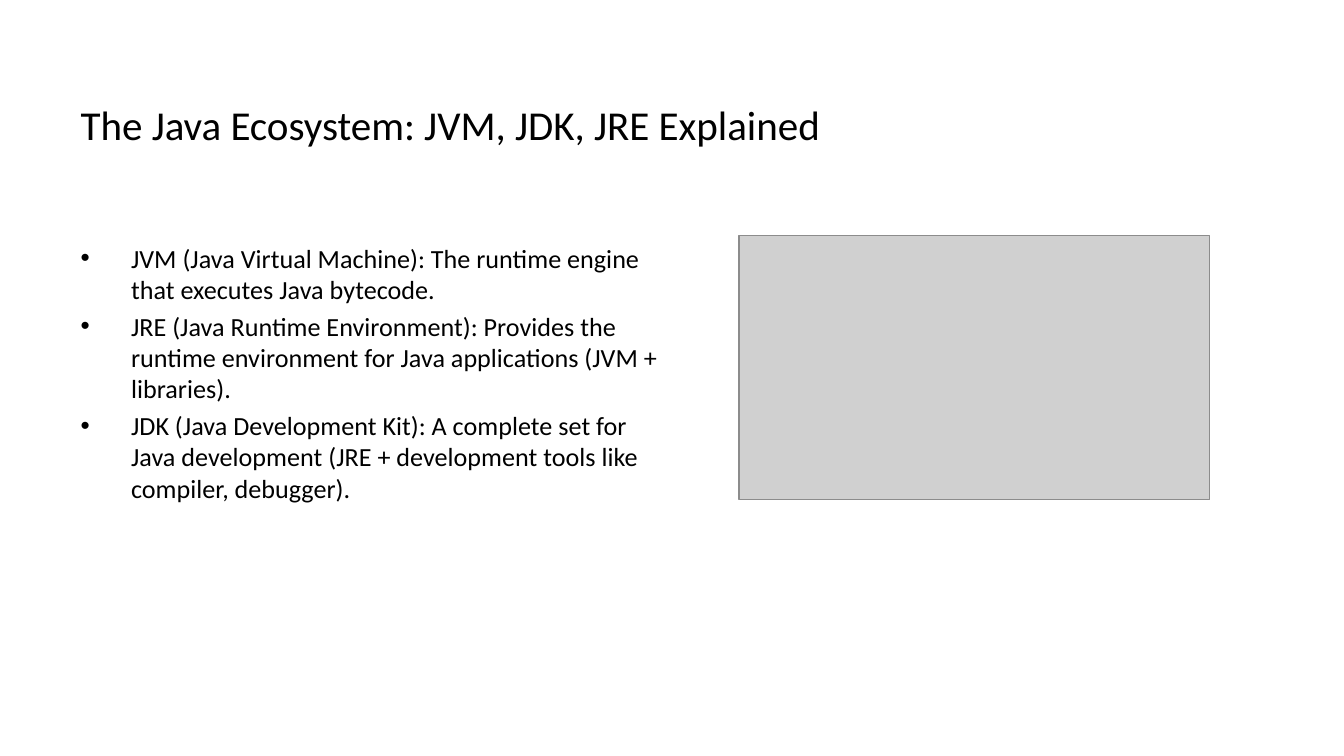
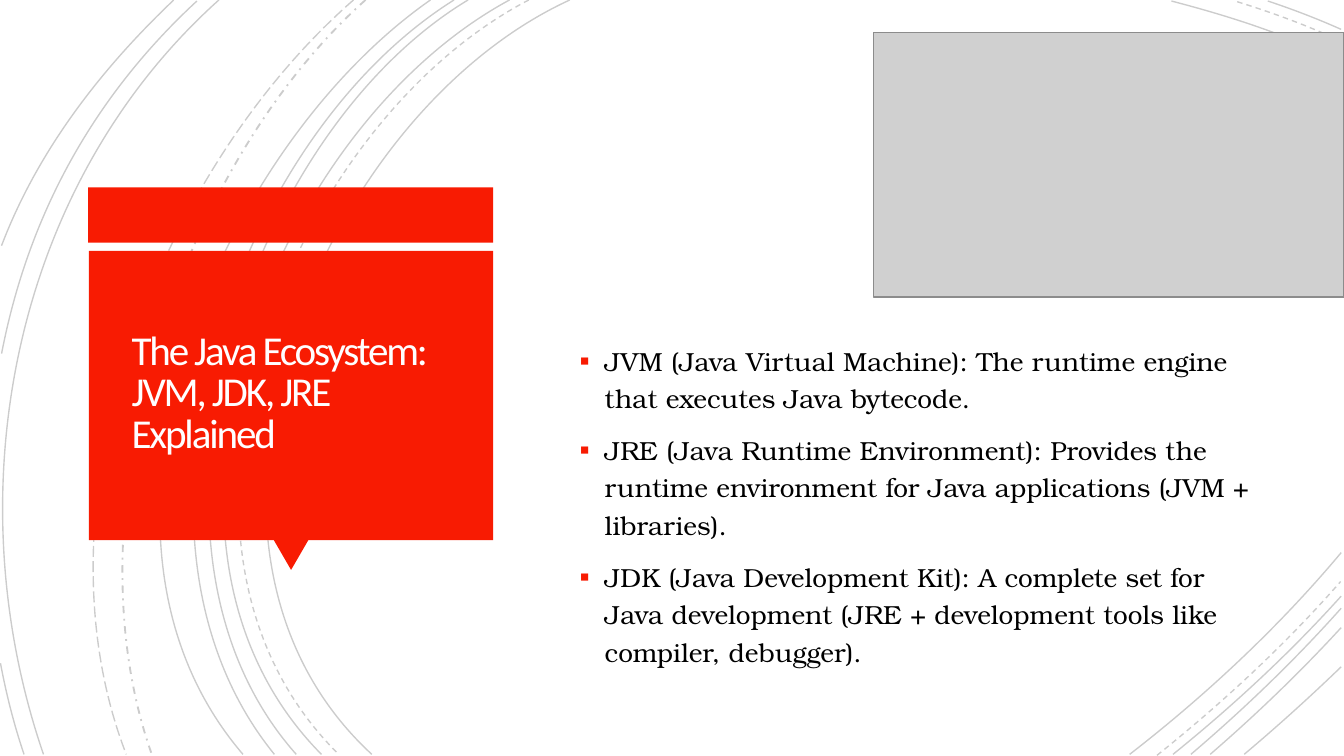
Before and after one commit to arpit3043/PropeersJavaFSBootCamp, a slide deck: slide 6 of Java Programming Crash Course_ Beginner to Intermediate.pptx. Drawn at 1344x756 pixels with LibreOffice and Linux fonts; fonts in the diff are those of the drawing; grey boxes stand for pictures. Boxes give left, top, right and bottom in pixels: in the first picture for what was removed or moved away, otherwise in the second. Text is boxed around its words. In the diff, an @@ line names an element or a change of style, - is before the commit and + after.

```diff
--- a/Java Programming Crash Course_ Beginner to Intermediate.pptx
+++ b/Java Programming Crash Course_ Beginner to Intermediate.pptx
@@ group added at box(0, 0, 1341, 755): 21 freeform shapes @@
@@ picture: place and size @@
-picture at box(739, 235, 1210, 500)
+picture at box(874, 32, 1344, 297)
@@ rectangle added at box(89, 187, 493, 242), fill #F81B02 @@
@@ rectangle added at box(89, 251, 493, 540), fill #F81B02 @@
@@ title "The Java Ecosystem: JVM, JDK, ...": place and size @@
-title "The Java Ecosystem: JVM, JDK, ..." at box(81, 111, 820, 147)
+title "The Java Ecosystem: JVM, JDK, ..." at box(132, 336, 428, 455)
@@ title "The Java Ecosystem: JVM, JDK, ..." at box(132, 336, 428, 455): text colour #000000 to #FFFEFF, letter spacing 0 to -1.1 pt; line spacing 1 to 0.85 @@
@@ text "JVM (Java Virtual Machine): The ...": place and size @@
-text "JVM (Java Virtual Machine): The ..." at box(131, 249, 639, 503)
+text "JVM (Java Virtual Machine): The ..." at box(605, 352, 1228, 668)
@@ text "JVM (Java Virtual Machine): The ..." at box(605, 352, 1228, 668): font Calibri to TeX Gyre Bonum; bullet • to ▪; line spacing 1 to 1.2; more space between paragraphs; vertical alignment top to middle @@
@@ triangle added at box(274, 540, 309, 570), fill #F81B02 @@
```
Also in this commit, not shown: 11 other slides changed, 2 slides added, 2 slides removed.
